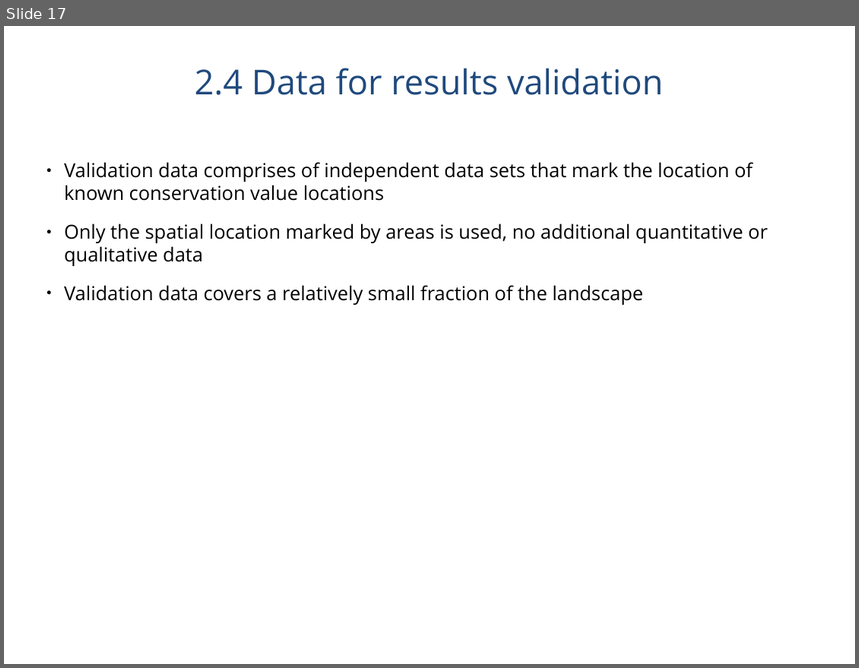
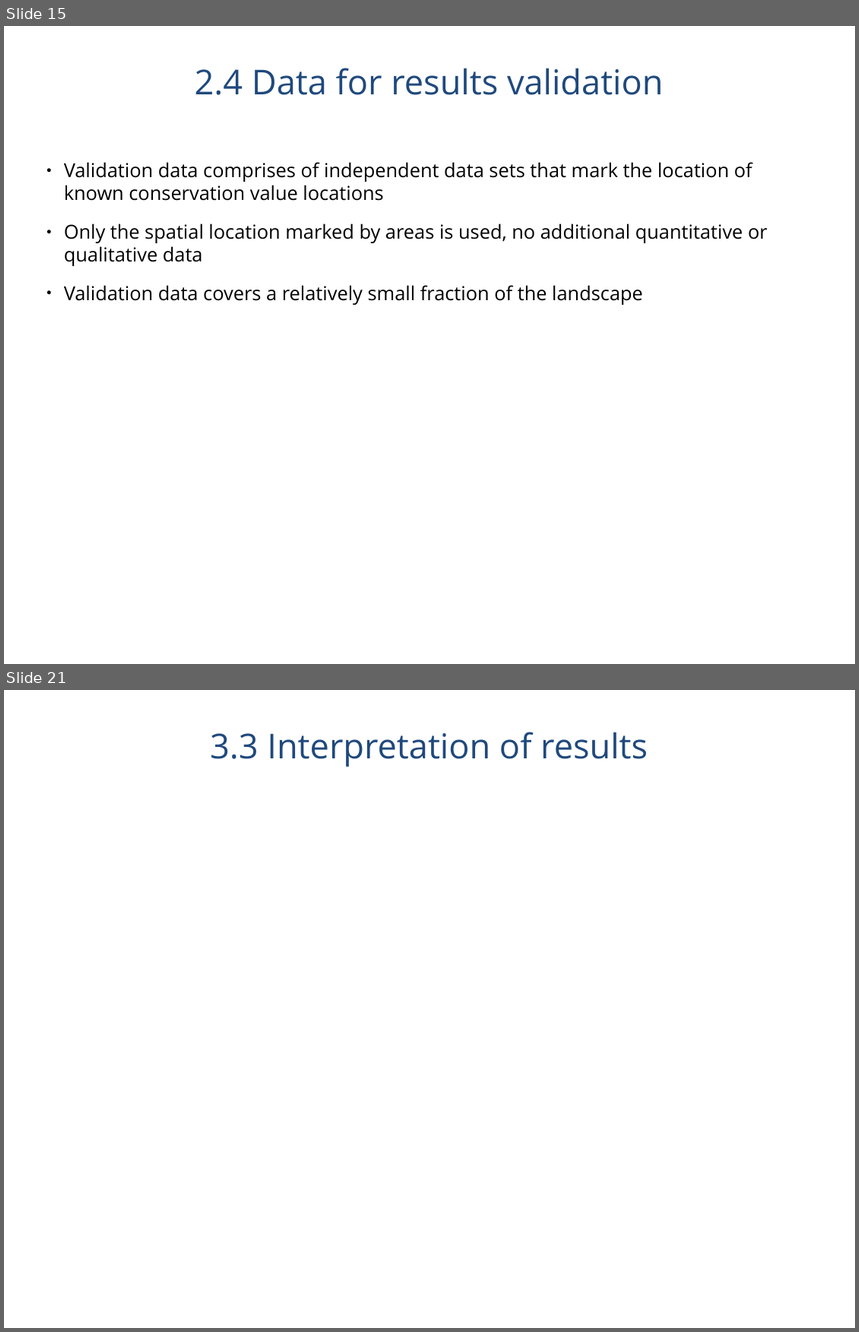
Before and after one commit to jlehtoma/validityms, a slide deck: reports/validity_ms_outline.ppt. Shown one above the other, each under a label of ours: slide 17 before the commit, slides 15 and 21 after it; the slides between them are not shown. The pictures are 859x668 and 859x1332 pixels, drawn with LibreOffice and Linux fonts; fonts in the diff are those of the drawing. Boxes give left, top, right and bottom in pixels: in the first picture for what was removed or moved away, otherwise in the second. Text is boxed around its words. In the diff, an @@ line names an element or a change of style, - is before the commit and + after.

```diff
--- a/reports/validity_ms_outline.ppt
+++ b/reports/validity_ms_outline.ppt
@@ slide 21 added at <box>4,690,855,1328</box>, background #FFFFFF @@
@@ title added at <box>210,732,648,767</box>, 32 pt, text #1F497D @@
+3.3 Interpretation of results
@@ what was slide 17 is now slide 15 @@
```
Also in this commit, not shown: 19 slides changed, 1 other slide added, 1 other file.
